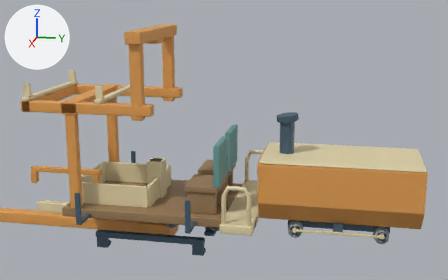
The glTF model assets/built/track-layer.glb, before and after one commit.
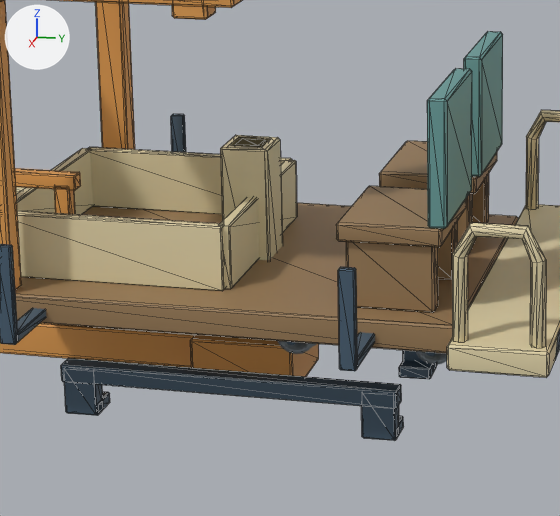
There are two pictures of each version: one whole from a 50 mm lens placed at (11.72, 3.75, 4.87), pointed at (-0.02, 1.4, 1.93), one close up on the part from 17% to 57% of the width and 41% to 100% of the height. The lights are fixed; the arrows at upper left show +X, +Y and +Z. The first two pictures are the older version. The close-ups show mesh edges as thin lines. Where no turn or scale is listed for an object, it has been applied to the vertices.

The first close-up shows 'chair_teal', 'chair_wood', 'deck_cream', 'deck_gantry', 'deck_iron', 'deck_wood', 'lay_cream_upper', 'lay_gantry_beam', 'lay_iron_left', 'lay_iron_right', 'lay_paint_trolley' and 4 more.
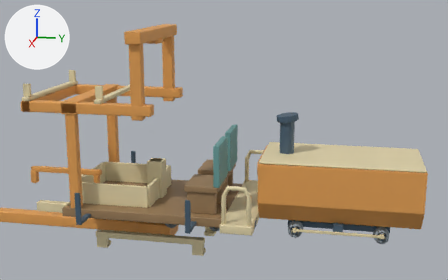
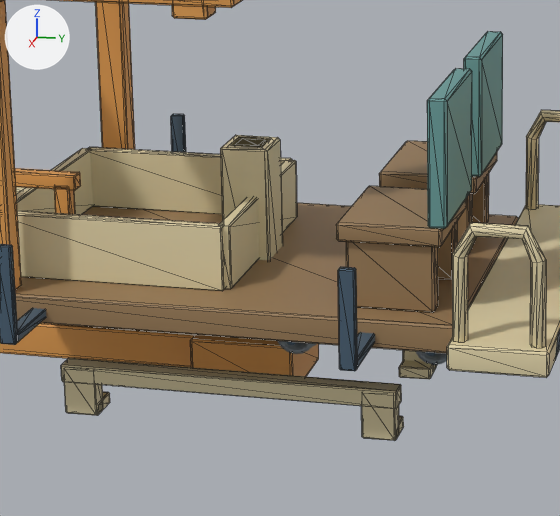
Where the change shows, as pixel boxes [x1, y1, x2, y2] in the close-ups (560 x 516 px):
'lay_iron_right', recoloured (lighter)
    both: [61, 358, 404, 441]
'lay_iron_left', recoloured
    both: [399, 350, 437, 379]

The change, as a diff of the scene's bpy script:
```diff
--- a/assets/built/track-layer.glb.py
+++ b/assets/built/track-layer.glb.py
@@ me_lay_iron_left @@
 me_lay_iron_left.from_pydata(...)  # 120 vertices, 220 faces; spans x -0.12..0.12, y -1.12..1.12, z -0.17..0.17
-me_lay_iron_left.materials.append(mat_deck_bogie)  # dark blue #475d70
+me_lay_iron_left.materials.append(mat_deck_cream)  # beige #e4d6ab
@@ me_lay_iron_right @@
 me_lay_iron_right.from_pydata(...)  # 120 vertices, 220 faces; spans x -0.12..0.12, y -1.12..1.12, z -0.17..0.17
-me_lay_iron_right.materials.append(mat_deck_bogie)  # dark blue #475d70
+me_lay_iron_right.materials.append(mat_deck_cream)  # beige #e4d6ab
```
